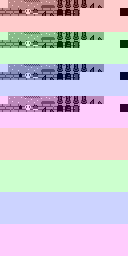
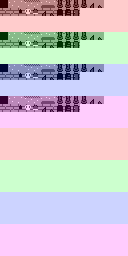
Before/after of a 128x256 layered artwork. What changed in the layer stack:
painted on "Layer 0" over [0, 0, 128, 112]
